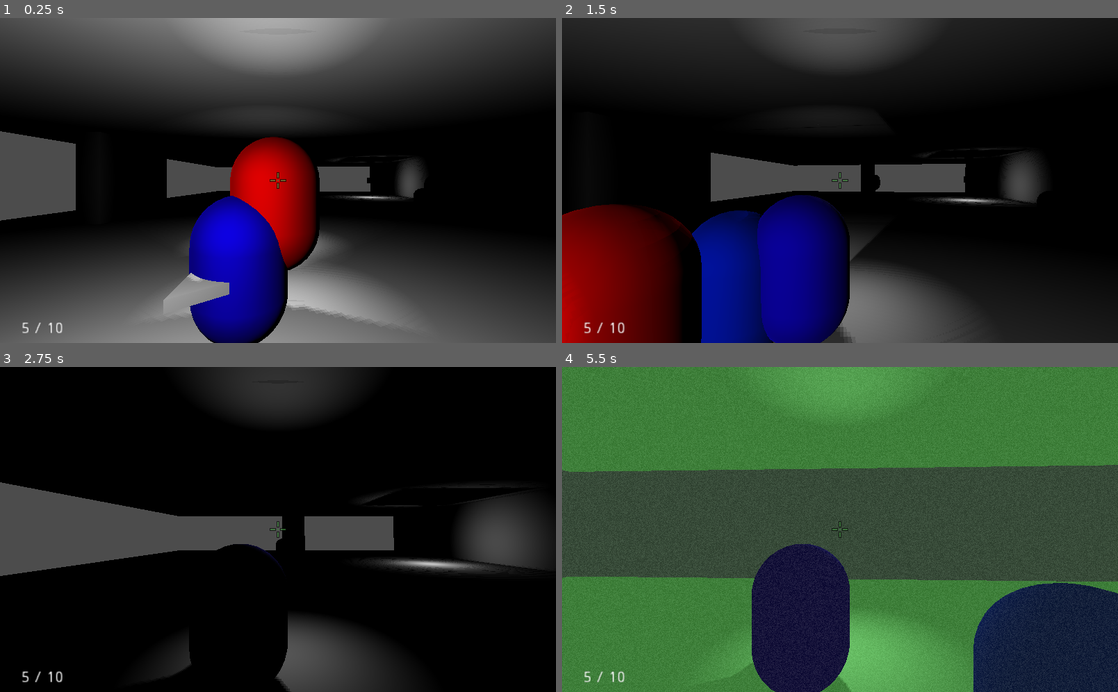
Above: before the commit, frames 1-4 (two rows, left to right).
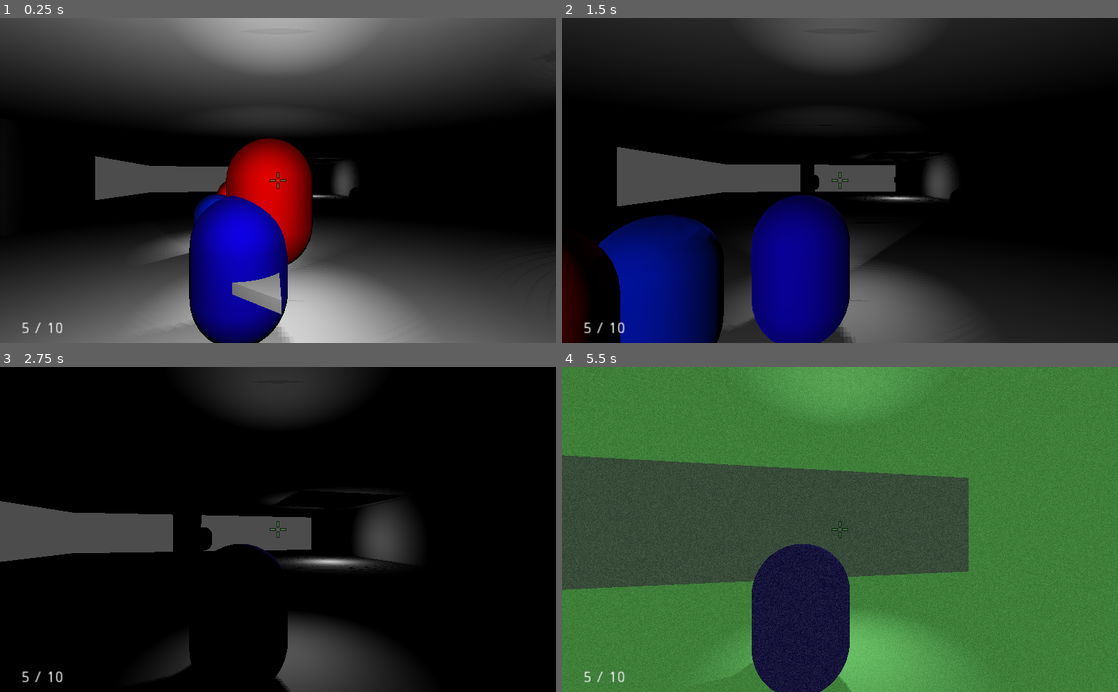
Above: after the commit, the same moments.

Repository: brennosouza/VS-Stealth
Game: Godot game, scene res://scenes/levels/test_level.tscn
Same seed, same stepped clock (60 frames per second), same inputs: the game is played once before the commit and once after it.
Inputs (mouse positions are in pixels of both pictures, inside the frame that each line leads up to):
- Up to frame 1 (0.25 s): no input
- Up to frame 2 (1.5 s): move the mouse to (867, 180) at 0.52 s; hold Ctrl (crouch) 0.53-1.28 s; hold Up (ui_up) from 0.53 s (still down); tap Space (cover) at 0.6 s; move the mouse to (812, 180) at 1.27 s; tap Ctrl (crouch) at 1.35 s
- Up to frame 3 (2.75 s): keep holding Up (ui_up); tap Space (cover) at 1.55, 2.1 s; move the mouse to (289, 523) at 2.02 s; hold Ctrl (crouch) from 2.03 s (still down)
- Up to frame 4 (5.5 s): keep holding Up (ui_up); move the mouse to (834, 536) at 2.77 s; release Ctrl (crouch) at 2.78 s; tap Ctrl (crouch) at 2.85, 3.8 s; tap Space (cover) at 3.05, 4.55 s; move the mouse to (878, 532) at 3.52 s; hold F (flashlight) 3.53-4.28 s; move the mouse to (795, 526) at 4.27 s; tap E (interact) at 4.35 s; move the mouse to (845, 529) at 5.02 s; hold Ctrl (crouch) from 5.03 s (still down); tap N (nightvision) at 5.1 s

The runs differ from the first frame. In frame 1, 14% of the frame differs, in the area x 0-77%, y 34-100%; in frame 2, 20%; in frame 3, 9.2%; in frame 4, 20%, in the area x 0-100%, y 27-100%.

Commit message:
Conserto de raycasts de cover e orientação de movimentação em cover

Diff:
--- a/scenes/characters/Player.gd
+++ b/scenes/characters/Player.gd
@@ -47,8 +47,10 @@
 #var LOOKAROUND_SPEED = 0.2
 
 var wallhug_mode = false
-onready var left_cover_raycast : RayCast = $Camroot/Helper/Camera/CoverRaycasts/LeftCoverRaycast
-onready var right_cover_raycast : RayCast = $Camroot/Helper/Camera/CoverRaycasts/RightCoverRaycast
+onready var cover_raycast_holder = $CoverRaycasts
+onready var left_cover_raycast : RayCast = cover_raycast_holder.get_node("LeftCoverRaycast")
+onready var right_cover_raycast : RayCast = cover_raycast_holder.get_node("RightCoverRaycast")
+var raycasts_rotation
 
 
 func _init():
@@ -74,6 +76,9 @@
 	var moving = false
 #	crouching = false
 	current_speed = walking_speed
+
+	if wallhug_mode:
+		cover_raycast_holder.rotation = raycasts_rotation
 
 	interact_raycast()
 
@@ -119,12 +124,15 @@
 		else:
 			worldenvironment.environment.ambient_light_color = Color("000000")
 	if Input.is_action_just_pressed("cover"):
-		if wallhug_mode:
-			wallhug_mode = false
-		if $Camroot/Helper/Camera/CoverRaycast.is_colliding():
+		if $Camroot/Helper/Camera/CoverRaycast.is_colliding() and !wallhug_mode:
 			print_debug($Camroot/Helper/Camera/CoverRaycast.get_collision_normal())
+			cover_raycast_holder.look_at(cover_raycast_holder.global_transform.origin - $Camroot/Helper/Camera/CoverRaycast.get_collision_normal(), Vector3.UP)
 			print_debug(global_transform.basis.z)
 			wallhug_mode = true
+			raycasts_rotation = cover_raycast_holder.rotation
+		elif wallhug_mode:
+			wallhug_mode = false
+
 
 
 
@@ -134,8 +142,11 @@
 		gravity.y = -1
 #		direction.y = -1
 
-
-	direction = direction.rotated(Vector3.UP, h_rot).normalized()
+	if wallhug_mode:
+		var wall_h_rot = cover_raycast_holder.global_transform.basis.get_euler().y
+		direction = direction.rotated(Vector3.UP, wall_h_rot).normalized()
+	else:
+		direction = direction.rotated(Vector3.UP, h_rot).normalized()
 	if direction != Vector3.ZERO:
 		facing = direction
 
--- a/scenes/characters/Player.tscn
+++ b/scenes/characters/Player.tscn
@@ -64,25 +64,6 @@
 margin = 5.0
 process_mode = 1
 
-[node name="CoverRaycasts" type="Spatial" parent="Camroot/Helper/Camera"]
-transform = Transform( 1, 0, 0, 0, 1, 0, 0, 0, 1, -0.79, -1.801, -4.16991 )
-
-[node name="LeftCoverRaycast" type="RayCast" parent="Camroot/Helper/Camera/CoverRaycasts"]
-transform = Transform( 1, 0, 0, 0, 1, 0, 0, 0, 1, -1.66183, 0.777716, -1.126 )
-enabled = true
-cast_to = Vector3( 0, 0, -1 )
-collision_mask = 4
-debug_shape_custom_color = Color( 1, 0, 0, 1 )
-debug_shape_thickness = 5
-
-[node name="RightCoverRaycast" type="RayCast" parent="Camroot/Helper/Camera/CoverRaycasts"]
-transform = Transform( 1, 0, 0, 0, 1, 0, 0, 0, 1, 1.662, 0.778, -1.126 )
-enabled = true
-cast_to = Vector3( 0, 0, -1 )
-collision_mask = 4
-debug_shape_custom_color = Color( 1, 0, 0, 1 )
-debug_shape_thickness = 5
-
 [node name="CoverRaycast" type="RayCast" parent="Camroot/Helper/Camera"]
 transform = Transform( 1, 0, 0, 0, 1, 0, 0, 0, 1, -0.774635, -1.25276, -5.729 )
 enabled = true
@@ -133,4 +114,22 @@
 
 [node name="HUD" parent="." instance=ExtResource( 3 )]
 
+[node name="CoverRaycasts" type="Spatial" parent="."]
+
+[node name="LeftCoverRaycast" type="RayCast" parent="CoverRaycasts"]
+transform = Transform( 1, 0, 0, 0, 1, 0, 0, 0, 1, -1.662, 0.778, -0.211173 )
+enabled = true
+cast_to = Vector3( 0, 0, -1 )
+collision_mask = 4
+debug_shape_custom_color = Color( 1, 0, 0, 1 )
+debug_shape_thickness = 5
+
+[node name="RightCoverRaycast" type="RayCast" parent="CoverRaycasts"]
+transform = Transform( 1, 0, 0, 0, 1, 0, 0, 0, 1, 1.662, 0.778, -0.211173 )
+enabled = true
+cast_to = Vector3( 0, 0, -1 )
+collision_mask = 4
+debug_shape_custom_color = Color( 1, 0, 0, 1 )
+debug_shape_thickness = 5
+
 [editable path="Camroot/Helper/Camera/Gun"]
--- a/scenes/levels/test_level.tscn
+++ b/scenes/levels/test_level.tscn
@@ -315,7 +315,7 @@
 environment = SubResource( 4 )
 
 [node name="Player" parent="." instance=ExtResource( 1 )]
-transform = Transform( -0.997034, 0, -0.0769627, 0, 1, 0, 0.0769627, 0, -0.997034, 0, 3.92171, 4.86634 )
+transform = Transform( -0.98298, 0, 0.183711, 0, 1, 0, -0.183711, 0, -0.98298, 0, 3.92171, 4.86634 )
 
 [node name="SpotLight" type="SpotLight" parent="."]
 transform = Transform( 1, 0, 0, 0, 1, 0, 0, 0, 1, 0, 5.03704, 7.77766 )
@@ -340,3 +340,5 @@
 material/0 = null
 
 [editable path="Enemies/Enemy"]
+[editable path="Player"]
+[editable path="Player/Camroot/Helper/Camera/Gun"]
